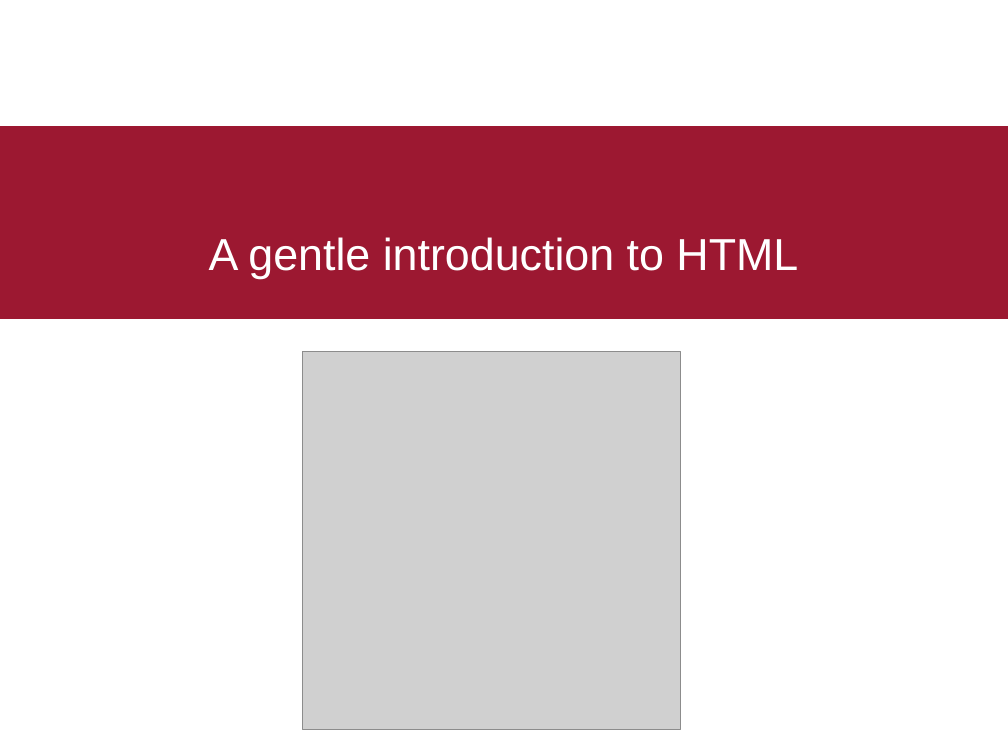
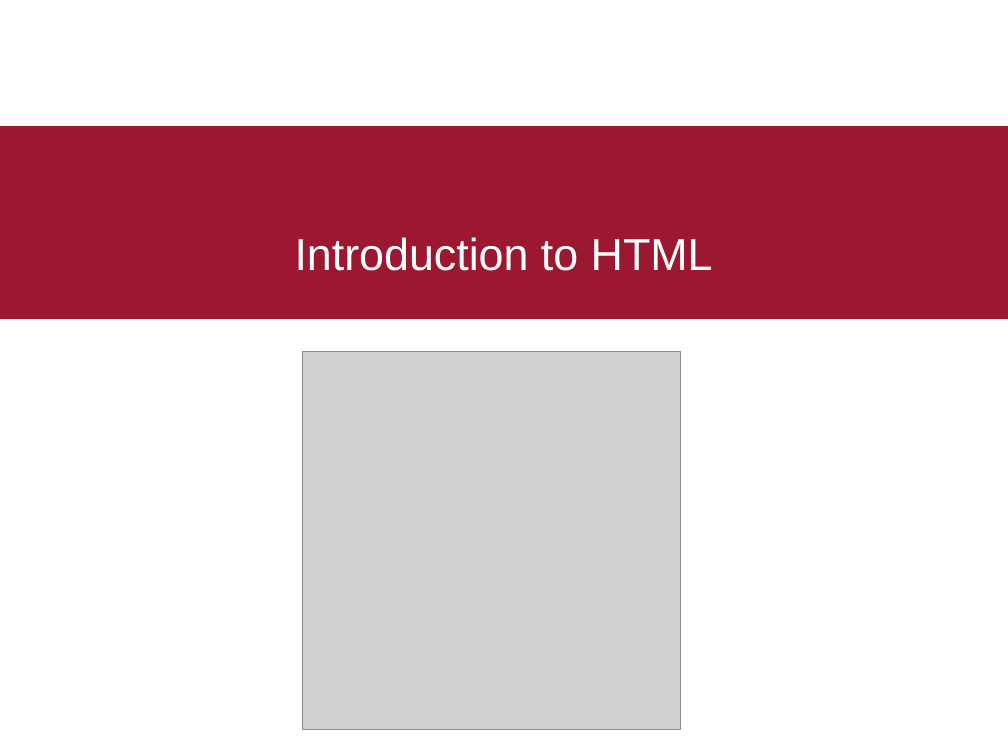
Before and after one commit to ekof-dss/teaching-samples-2021-22, a slide deck: slide 1 of presentations/03-01-html.ppt. Drawn at 1008x756 pixels with LibreOffice and Linux fonts; fonts in the diff are those of the drawing; grey boxes stand for pictures. Boxes give left, top, right and bottom in pixels: in the first picture for what was removed or moved away, otherwise in the second. Text is boxed around its words. In the diff, an @@ line names an element or a change of style, - is before the commit and + after.

```diff
--- a/presentations/03-01-html.ppt
+++ b/presentations/03-01-html.ppt
@@ title at (x1=295, y1=237, x2=713, y2=271): text changed @@
-A gentle introduction to HTML
+Introduction to HTML
```
Also in this commit, not shown: 17 other files.
